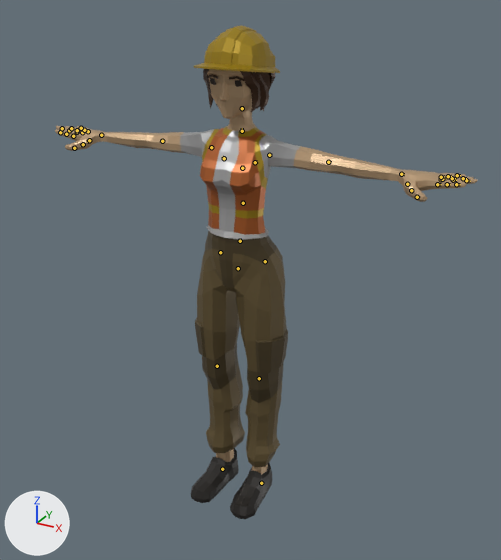
The glTF model android/app/src/main/assets/www/models/characters/FarmerAnim_F.glb, before and after one commit.
Before and after are seen from a 50 mm camera at (1.199, -2.163, 2.01) aimed at (0.064, -0.099, 0.978). Every picture has the same lights, and +X, +Y and +Z are marked at lower left. The first picture is the older version. The bones that change, and the others that lie on the model, are drawn over the model as lines.

In view in the first picture: 'Worker_Body', 'Worker_Feet', 'Worker_Head', 'Worker_Legs'.
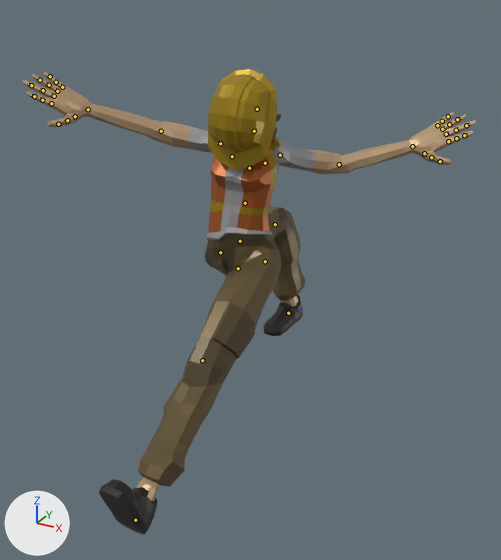
The newer file adds an action. The first version stands in its rest pose; the second is drawn at frame 12 of the action 'Farmer|Walk'.

Changed parts and their boxes [x1, y1, x2, y2] in the pictures (501 x 560 px):
'Worker_Legs', posed (79% wider, 19% taller): before [195, 231, 288, 467]; after [138, 206, 305, 487]
'Worker_Body', posed (7% wider, 43% taller): before [55, 123, 478, 240]; after [23, 72, 476, 240]
'Worker_Head', posed (15% narrower): before [194, 25, 280, 125]; after [208, 69, 281, 169]
'Worker_Feet', posed: before [191, 448, 272, 519]; after [99, 295, 303, 535]
bone 'Torso', root to tip: before (243, 203) to (243, 200); after (245, 203) to (245, 200)
bone 'Head', root to tip: before (242, 108) to (242, 106); after (257, 109) to (256, 109)
bone 'Shoulder.L', root to tip: before (255, 162) to (257, 161); after (265, 163) to (267, 162)
bone 'UpperArm.L', root to tip: before (269, 155) to (272, 155); after (280, 155) to (283, 155)
bone 'LowerArm.L', root to tip: before (328, 162) to (331, 162); after (339, 164) to (341, 163)
bone 'Shoulder.R', root to tip: before (224, 158) to (222, 156); after (232, 156) to (230, 154)
bone 'UpperArm.R', root to tip: before (211, 147) to (209, 147); after (220, 143) to (217, 143)
bone 'LowerArm.R', root to tip: before (162, 141) to (160, 140); after (161, 131) to (158, 130)
bone 'UpperLeg.L', root to tip: before (265, 261) to (265, 263); after (265, 261) to (264, 262)
bone 'LowerLeg.L', root to tip: before (259, 378) to (259, 379); after (202, 360) to (201, 362)
bone 'Foot.L', root to tip: before (261, 483) to (260, 483); after (135, 520) to (135, 519)
bone 'UpperLeg.R', root to tip: before (220, 252) to (220, 253); after (220, 252) to (221, 252)
bone 'LowerLeg.R', root to tip: before (217, 366) to (217, 367); after (275, 224) to (275, 225)
bone 'Foot.R', root to tip: before (222, 469) to (221, 469); after (288, 313) to (288, 313)

The change, as a list of edits to the scene's bpy script:
```text
Change bone_abdomen:
    where bone_abdomen = bpy.data.objects['CharacterArmature'].pose.bones['Abdomen']  # child of 'Hips'
    bone_abdomen.rotation_quaternion: (1.0, 0.0, 0.0, 0.0) -> (0.998, -0.061, 0.0, 0.0)  # degrees (0, 0, 0) -> degrees (-7, 0, 0)
Change bone_torso:
    where bone_torso = bpy.data.objects['CharacterArmature'].pose.bones['Torso']  # child of 'Abdomen'
    bone_torso.rotation_quaternion: (1.0, 0.0, 0.0, 0.0) -> (0.997, 0.003, 0.064, -0.042)  # degrees (0, 0, 0) -> degrees (0, 7, -5)
Change bone_head:
    where bone_head = bpy.data.objects['CharacterArmature'].pose.bones['Head']  # child of 'Neck'
    bone_head.rotation_quaternion: (1.0, 0.0, 0.0, 0.0) -> (0.707, 0.707, 0.0, 0.0)  # degrees (0, 0, 0) -> degrees (90, 0, 0)
Change bone_shoulder_l:
    where bone_shoulder_l = bpy.data.objects['CharacterArmature'].pose.bones['Shoulder.L']  # child of 'Chest'
    bone_shoulder_l.rotation_quaternion: (1.0, 0.0, 0.0, 0.0) -> (0.998, 0.044, -0.039, 0.0)  # degrees (0, 0, 0) -> degrees (5, -4, 0)
Change bone_upperarm_l:
    where bone_upperarm_l = bpy.data.objects['CharacterArmature'].pose.bones['UpperArm.L']  # child of 'Shoulder.L'
    bone_upperarm_l.rotation_quaternion: (1.0, 0.0, 0.0, 0.0) -> (-0.735, 0.228, -0.608, -0.195)  # degrees (0, 0, 0) -> degrees (-32, 79, 3)
Change bone_lowerarm_l:
    where bone_lowerarm_l = bpy.data.objects['CharacterArmature'].pose.bones['LowerArm.L']  # child of 'UpperArm.L'
    bone_lowerarm_l.rotation_quaternion: (1.0, 0.0, 0.0, 0.0) -> (0.927, 0.205, -0.224, 0.22)  # degrees (0, 0, 0) -> degrees (19, -30, 22)
Change bone_shoulder_r:
    where bone_shoulder_r = bpy.data.objects['CharacterArmature'].pose.bones['Shoulder.R']  # child of 'Chest'
    bone_shoulder_r.rotation_quaternion: (1.0, 0.0, 0.0, 0.0) -> (0.998, 0.044, 0.039, 0.0)  # degrees (0, 0, 0) -> degrees (5, 4, 0)
Change bone_upperarm_r:
    where bone_upperarm_r = bpy.data.objects['CharacterArmature'].pose.bones['UpperArm.R']  # child of 'Shoulder.R'
    bone_upperarm_r.rotation_quaternion: (1.0, 0.0, 0.0, 0.0) -> (-0.852, -0.066, 0.505, -0.123)  # degrees (0, 0, 0) -> degrees (-1, -61, 17)
Change bone_lowerarm_r:
    where bone_lowerarm_r = bpy.data.objects['CharacterArmature'].pose.bones['LowerArm.R']  # child of 'UpperArm.R'
    bone_lowerarm_r.rotation_quaternion: (1.0, 0.0, 0.0, 0.0) -> (0.987, 0.136, 0.07, -0.055)  # degrees (0, 0, 0) -> degrees (15, 9, -5)
Change bone_upperleg_l:
    where bone_upperleg_l = bpy.data.objects['CharacterArmature'].pose.bones['UpperLeg.L']  # child of 'Root'
    bone_upperleg_l.rotation_quaternion: (1.0, 0.0, 0.0, 0.0) -> (0.863, -0.506, 0.009, -0.002)  # degrees (0, 0, 0) -> degrees (-61, 1, -1)
Change bone_lowerleg_l:
    where bone_lowerleg_l = bpy.data.objects['CharacterArmature'].pose.bones['LowerLeg.L']  # child of 'UpperLeg.L'
    bone_lowerleg_l.rotation_quaternion: (1.0, 0.0, 0.0, 0.0) -> (0.996, 0.086, 0.0, 0.0)  # degrees (0, 0, 0) -> degrees (10, 0, 0)
Change bone_foot_l:
    where bone_foot_l = bpy.data.objects['CharacterArmature'].pose.bones['Foot.L']  # child of 'LowerLeg.L'
    bone_foot_l.rotation_quaternion: (1.0, 0.0, 0.0, 0.0) -> (0.991, -0.134, 0.0, 0.0)  # degrees (0, 0, 0) -> degrees (-15, 0, 0)
Change bone_upperleg_r:
    where bone_upperleg_r = bpy.data.objects['CharacterArmature'].pose.bones['UpperLeg.R']  # child of 'Root'
    bone_upperleg_r.rotation_quaternion: (1.0, 0.0, 0.0, 0.0) -> (0.701, 0.713, -0.006, 0.006)  # degrees (0, 0, 0) -> degrees (91, -1, 0)
Change bone_lowerleg_r:
    where bone_lowerleg_r = bpy.data.objects['CharacterArmature'].pose.bones['LowerLeg.R']  # child of 'UpperLeg.R'
    bone_lowerleg_r.rotation_quaternion: (1.0, 0.0, 0.0, 0.0) -> (0.789, -0.614, 0.0, 0.0)  # degrees (0, 0, 0) -> degrees (-76, 0, 0)
Change bone_foot_r:
    where bone_foot_r = bpy.data.objects['CharacterArmature'].pose.bones['Foot.R']  # child of 'LowerLeg.R'
    bone_foot_r.rotation_quaternion: (1.0, 0.0, 0.0, 0.0) -> (0.992, -0.128, 0.0, 0.0)  # degrees (0, 0, 0) -> degrees (-15, 0, 0)
```
